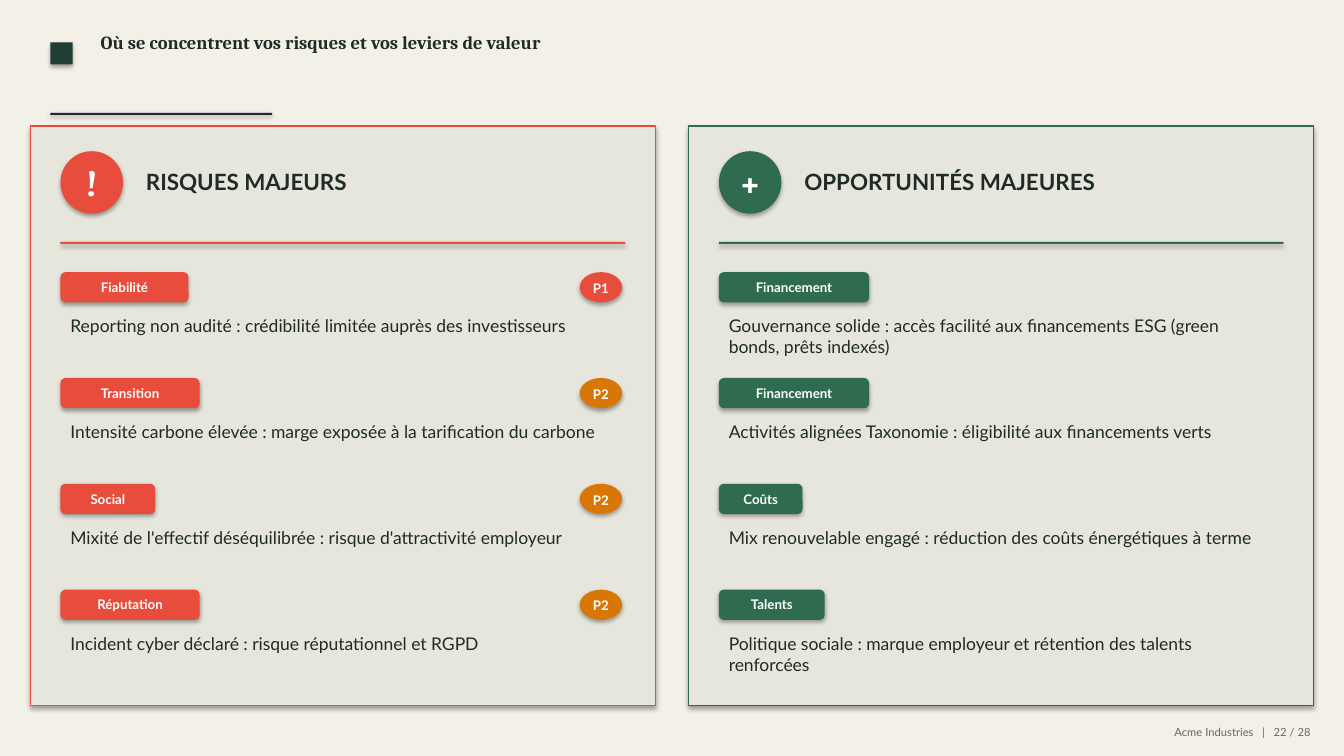
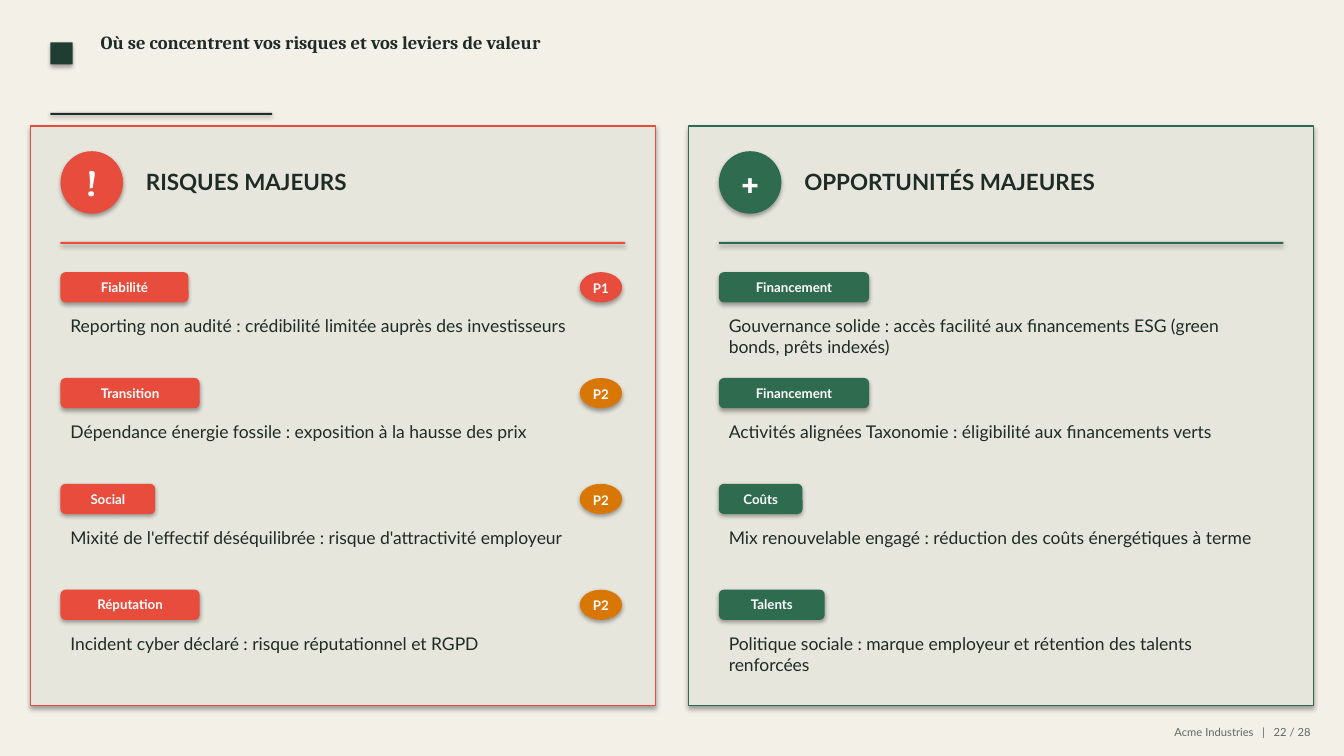
Before and after one commit to mehdiarrais-bot/Ethereal-ESG, a slide deck: slide 22 of examples/Presentation.pptx. Drawn at 1344x756 pixels with LibreOffice and Linux fonts; fonts in the diff are those of the drawing. Boxes give left, top, right and bottom in pixels: in the first picture for what was removed or moved away, otherwise in the second. Text is boxed around its words. In the diff, an @@ line names an element or a change of style, - is before the commit and + after.

```diff
--- a/examples/Presentation.pptx
+++ b/examples/Presentation.pptx
@@ text at [70,425,526,441]: text changed @@
-Intensité carbone élevée : marge exposée à la tarification du carbone
+Dépendance énergie fossile : exposition à la hausse des prix
```
Also in this commit, not shown: 15 other files.
